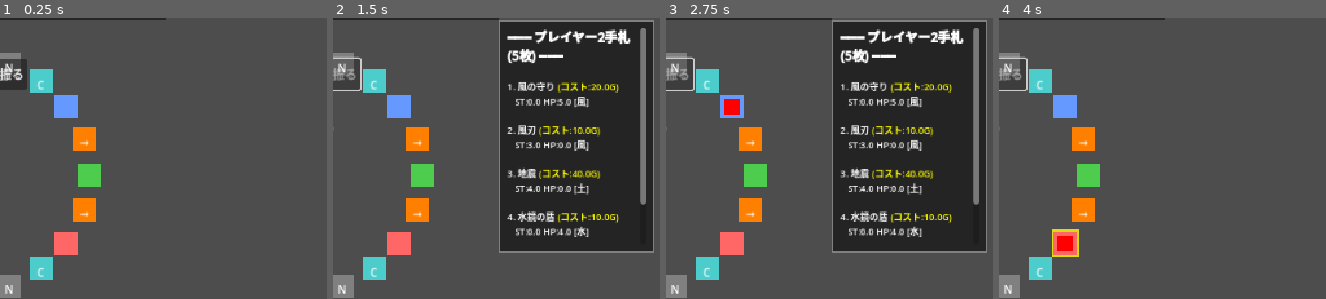
Above: before the commit, frames 1-4 (left to right).
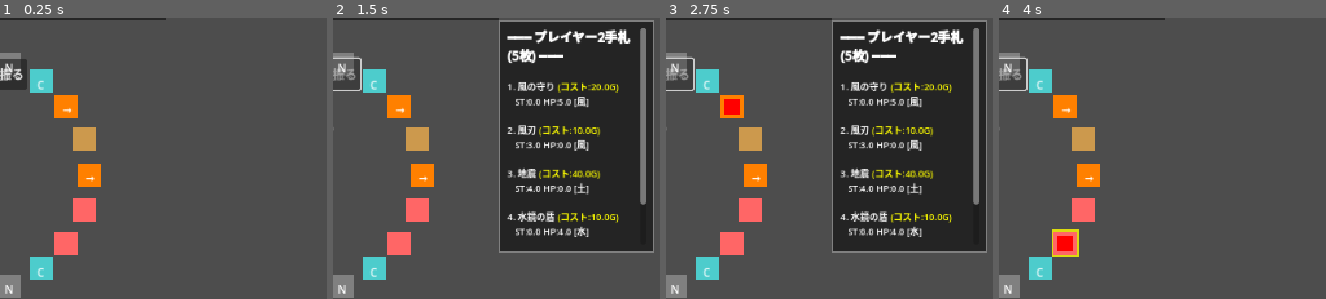
Above: after the commit, the same moments.

Repository: hiro0909yoshi/cardbattlegame
Game: Godot game, scene res://scenes/game.tscn
Two runs of this game, one before a commit and one after it. Both use one fixed random seed, a clock stepped at 60 frames per second and the inputs below.
Inputs (mouse positions are % of the whole screen's width and height, from its top left):
- Up to frame 1 (0.25 s): no input
- Up to frame 2 (1.5 s): click "サイコロを振る" at 0.5 s; tap Enter at 1.25 s; move the mouse to (87, 46) at 1.27 s; hold D from 1.28 s (still down); tap 1 at 1.35 s; click (87, 46) at 1.42 s
- Up to frame 3 (2.75 s): release D at 2 s; drag from (35, 58) to (54, 75) at 2.02 s
- Up to frame 4 (4 s): tap Space at 2.75 s; move the mouse to (72, 27) at 2.77 s; hold D 2.78-3.5 s; tap 3 at 2.85 s; drag from (54, 75) to (23, 35) at 3.52 s
The pictures show only the part of the screen within x 50-100%, y 21-71%; the shares and areas given below are measured in that part.

The runs differ from the first frame. In frame 1, 2.4% of the frame differs, in the area x 16-31%, y 27-73%; in frame 2, 2.4%; in frame 3, 2.1%; in frame 4, 2.4%.

Commit message:
ワープ実装

Diff:
--- a/scripts/board_system.gd
+++ b/scripts/board_system.gd
@@ -232,14 +232,16 @@
 		tile_data[tile_index]["is_special"] = true
 		tile_data[tile_index]["special_type"] = special_type
 
-		# 無属性マス以外は特殊マスタイプに変更
-		if special_type != 3:  # NEUTRAL以外
-			tile_data[tile_index]["type"] = TileType.SPECIAL
-			tile_data[tile_index]["element"] = ""  # 特殊マスは属性なし
-		else:
-			# 無属性マスは通常土地として扱うが属性なし
-			tile_data[tile_index]["type"] = TileType.NORMAL
-			tile_data[tile_index]["element"] = ""
+		# チェックポイントは保持する（通過型ワープと共存）
+		if tile_data[tile_index]["type"] != TileType.CHECKPOINT and tile_data[tile_index]["type"] != TileType.START:
+			# 無属性マス以外は特殊マスタイプに変更
+			if special_type != 3:  # NEUTRAL以外
+				tile_data[tile_index]["type"] = TileType.SPECIAL
+				tile_data[tile_index]["element"] = ""  # 特殊マスは属性なし
+			else:
+				# 無属性マスは通常土地として扱うが属性なし
+				tile_data[tile_index]["type"] = TileType.NORMAL
+				tile_data[tile_index]["element"] = ""
 
 		# 特殊マスの色を更新
 		if tile_index < board_tiles.size():
--- a/scripts/game_flow_manager.gd
+++ b/scripts/game_flow_manager.gd
@@ -99,6 +99,18 @@
 
 	var tile_info = board_system.get_tile_info(final_tile)
 	var current_player = player_system.get_current_player()
+
+	# まずチェックポイントや特殊地形の処理を優先
+	# （通過型ワープで到着した場合も処理される）
+	if tile_info.type == BoardSystem.TileType.CHECKPOINT:
+		print("チェックポイント到着！100G獲得")
+		player_system.add_magic(current_player.id, 100)
+		end_turn()
+		return
+	elif tile_info.type == BoardSystem.TileType.START:
+		player_system.add_magic(current_player.id, 100)
+		end_turn()
+		return
 
 	# 停止型ワープマスチェック
 	if special_tile_system and special_tile_system.is_special_tile(final_tile):
--- a/scripts/special_tile_system.gd
+++ b/scripts/special_tile_system.gd
@@ -58,12 +58,12 @@
 
 # 通過型ワープマスを設定
 func setup_warp_gates(total_tiles: int):
-	# マス4とマス6の相互ワープ
-	if total_tiles > 6:
-		add_special_tile(4, SpecialType.WARP_GATE, {"pair_index": 6})
-		add_special_tile(6, SpecialType.WARP_GATE, {"pair_index": 4})
-		warp_pairs.append({"from": 4, "to": 6, "type": "gate"})
-		warp_pairs.append({"from": 6, "to": 4, "type": "gate"})
+	# マス3とマス5の相互ワープ（マス5はチェックポイント）
+	if total_tiles > 5:
+		add_special_tile(3, SpecialType.WARP_GATE, {"pair_index": 5})
+		add_special_tile(5, SpecialType.WARP_GATE, {"pair_index": 3})
+		warp_pairs.append({"from": 3, "to": 5, "type": "gate"})
+		warp_pairs.append({"from": 5, "to": 3, "type": "gate"})
 
 # 停止型ワープマスを設定
 func setup_warp_points(total_tiles: int):
